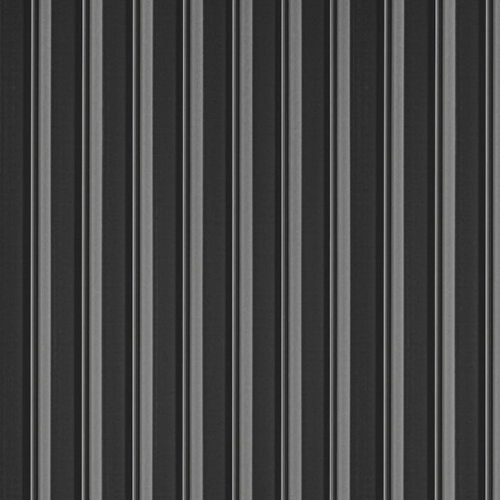
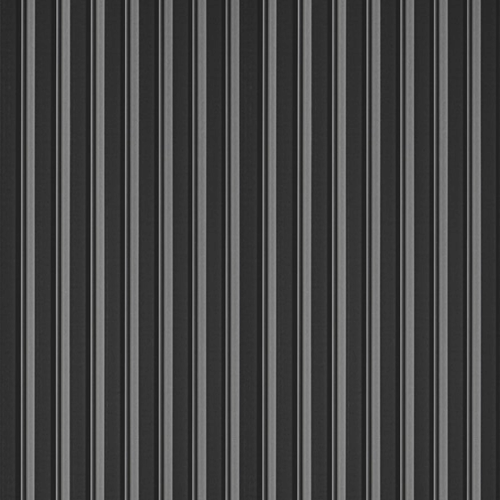
Before/after of a 500px x 500px layered artwork. What changed in the layer stack:
painted on "Layer 7 copy" over [0, 0, 500, 500]
